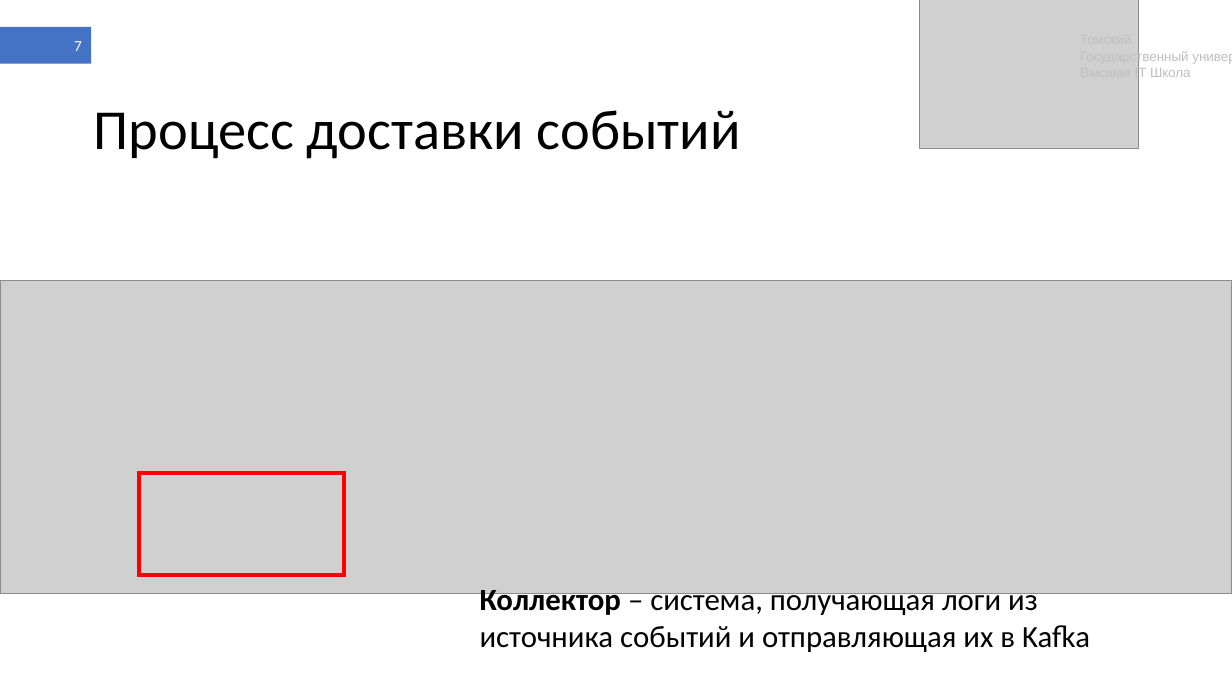
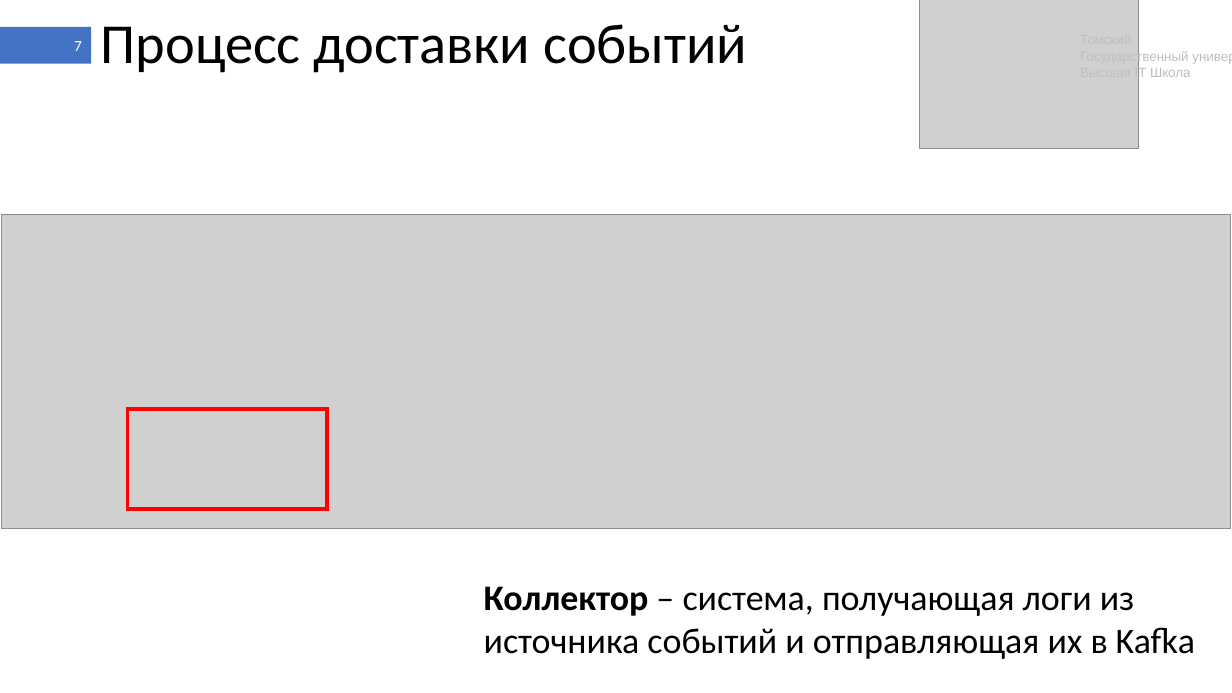
Before and after one commit to shameoff/GraduateWork, a slide deck: slide 7 of Презентация ВКР (в шаблоне).pptx. Drawn at 1232x693 pixels with LibreOffice and Linux fonts; fonts in the diff are those of the drawing; grey boxes stand for pictures. Boxes give left, top, right and bottom in pixels: in the first picture for what was removed or moved away, otherwise in the second. Text is boxed around its words. In the diff, an @@ line names an element or a change of style, - is before the commit and + after.

```diff
--- a/Презентация ВКР (в шаблоне).pptx
+++ b/Презентация ВКР (в шаблоне).pptx
@@ title "Процесс доставки событий" moved from (x1=94, y1=110, x2=741, y2=159) to (x1=101, y1=24, x2=747, y2=73) @@
@@ picture moved from (x1=0, y1=280, x2=1232, y2=594) to (x1=2, y1=214, x2=1231, y2=529) @@
@@ rectangle resized from (x1=139, y1=473, x2=344, y2=576) to (x1=128, y1=409, x2=327, y2=509) @@
@@ text "Коллектор – система, получающая логи ..." at (x1=484, y1=586, x2=1195, y2=659): size 24 to 28 pt @@
```
Also in this commit, not shown: 38 other slides changed, 1 other file.
